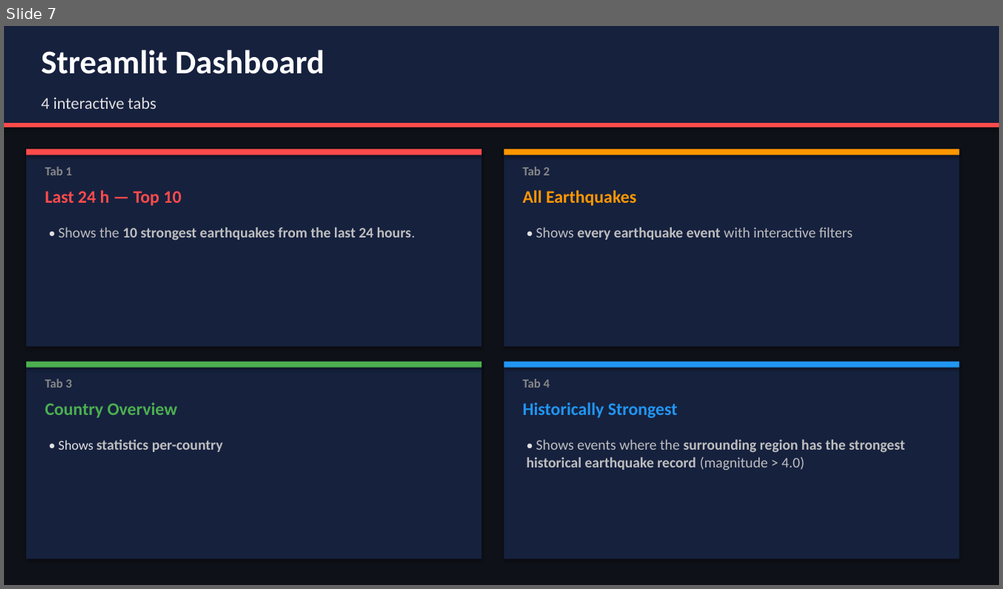
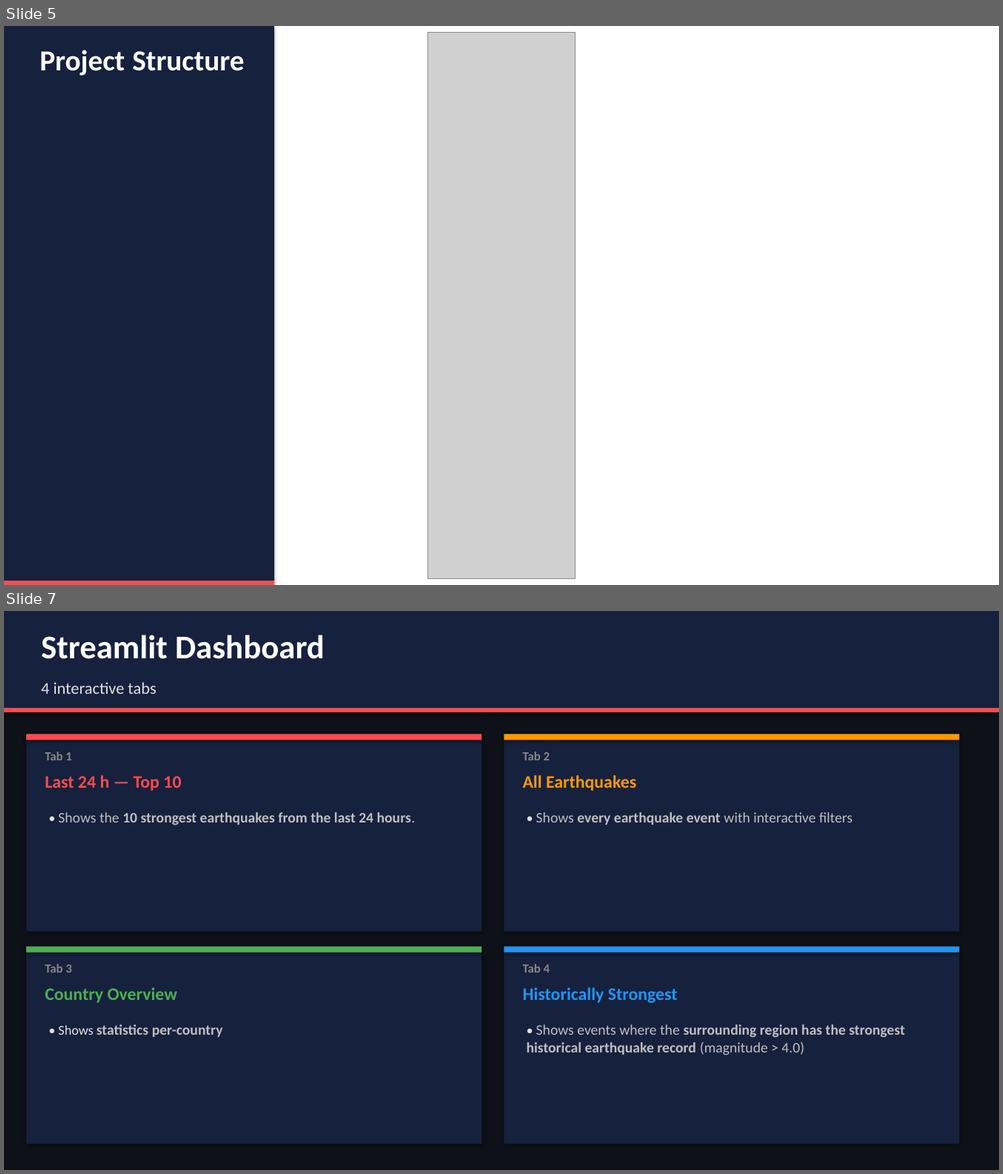
Before and after one commit to humanexamples/Earthquake_Monitor, a slide deck: _documentation/Earthquake_Monitor_Presentation.pptx. Shown one above the other, each under a label of ours: slide 7 before the commit, slides 5 and 7 after it; the slides between them are not shown. The pictures are 1003x589 and 1003x1174 pixels, drawn with LibreOffice and Linux fonts; fonts in the diff are those of the drawing; grey boxes stand for pictures. Boxes give left, top, right and bottom in pixels: in the first picture for what was removed or moved away, otherwise in the second. Text is boxed around its words. In the diff, an @@ line names an element or a change of style, - is before the commit and + after.

```diff
--- a/_documentation/Earthquake_Monitor_Presentation.pptx
+++ b/_documentation/Earthquake_Monitor_Presentation.pptx
@@ slide 5 added at [4,26,999,585], background #FFFFFF @@
@@ rectangle added at [4,26,274,581], fill #16213E @@
@@ picture added at [428,32,575,579] @@
@@ text added at [40,50,244,76], 28 pt, text #FFFFFF, bold @@
+Project Structure
@@ rectangle added at [4,581,274,585], fill #FF4B4B @@
```
Also in this commit, not shown: 2 slides changed, 1 slide removed, 32 other files.
